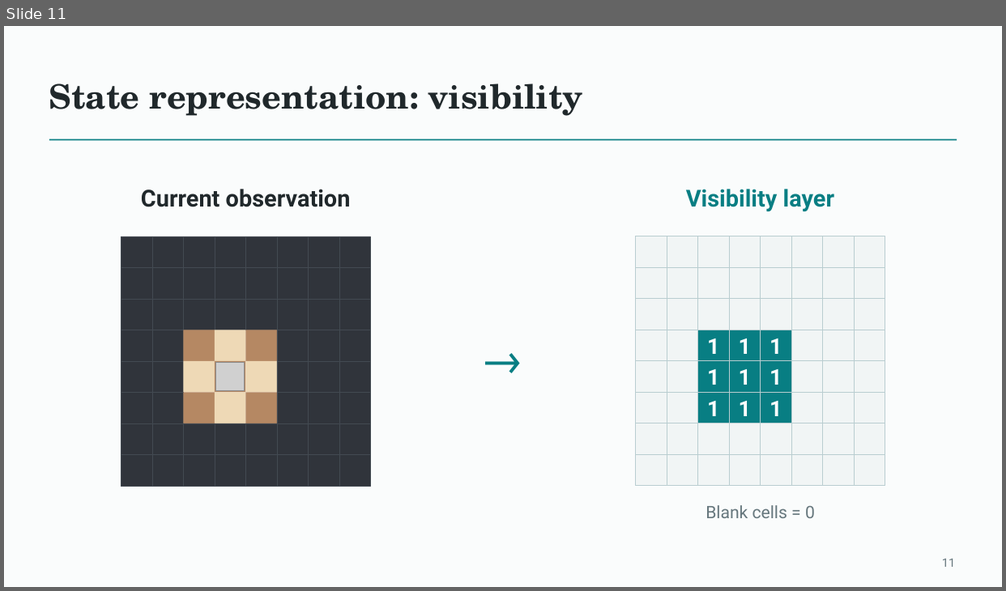
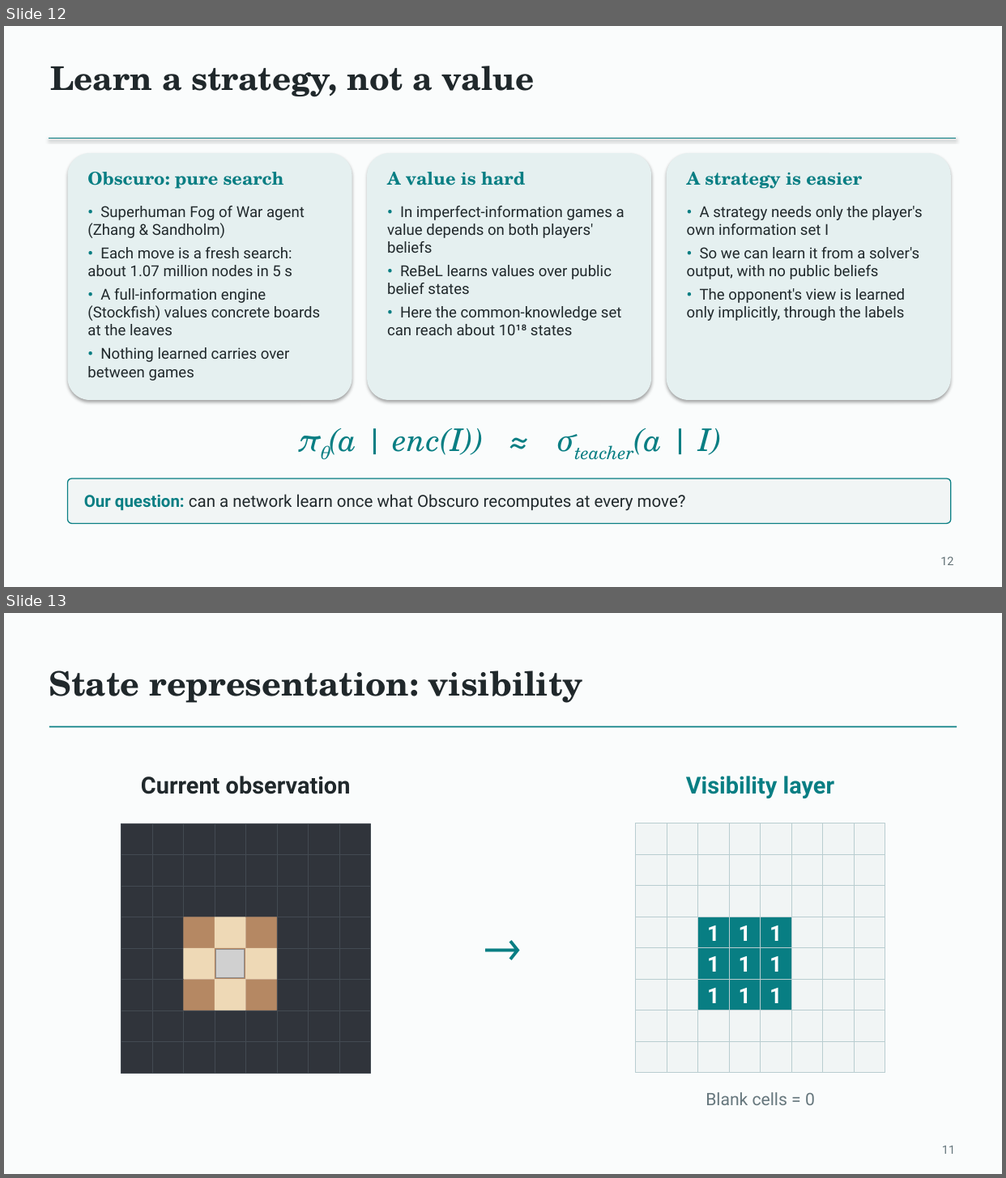
Before and after one commit to Mr-Teal/CS5446_project, a slide deck: docs/presentation/Fog of War Chess - final deck.pptx. Shown one above the other, each under a label of ours: slide 11 before the commit, slides 12 and 13 after it. The pictures are 1006x591 and 1006x1178 pixels, drawn with LibreOffice and Linux fonts; fonts in the diff are those of the drawing; grey boxes stand for pictures. Boxes give left, top, right and bottom in pixels: in the first picture for what was removed or moved away, otherwise in the second. Text is boxed around its words. In the diff, an @@ line names an element or a change of style, - is before the commit and + after.

```diff
--- a/docs/presentation/Fog of War Chess - final deck.pptx
+++ b/docs/presentation/Fog of War Chess - final deck.pptx
@@ slide 12 added at [4,26,1002,587], background #FAFCFC @@
@@ text added at [50,66,534,97], 31.5 pt, text #20282B, bold @@
+Learn a strategy, not a value
@@ line added from (49, 139) to (957, 139), #087E83 1 pt @@
@@ rounded rectangle added at [68,153,352,400], fill #E5F0F0 @@
@@ rounded rectangle added at [367,153,651,400], fill #E5F0F0 @@
@@ rounded rectangle added at [667,153,951,400], fill #E5F0F0 @@
@@ text added at [87,172,284,189], 17 pt, text #087E83, bold @@
+Obscuro: pure search
@@ text added at [387,172,525,186], 17 pt, text #087E83, bold @@
+A value is hard
@@ text added at [687,172,862,189], 17 pt, text #087E83, bold @@
+A strategy is easier
@@ text added at [87,206,320,381], 14.5 pt, text #20282B @@
+• Superhuman Fog of War agent (Zhang & Sandholm)
+• Each move is a fresh search: about 1.07 million nodes in 5 s
+• A full-information engine (Stockfish) values concrete boards at the leaves
+• Nothing learned carries over between games
@@ text added at [387,206,624,335], 14.5 pt, text #20282B @@
+• In imperfect-information games a value depends on both players' beliefs
+• ReBeL learns values over public belief states
+• Here the common-knowledge set can reach about 10¹⁸ states
@@ text added at [687,206,922,321], 14.5 pt, text #20282B @@
+• A strategy needs only the player's own information set I
+• So we can learn it from a solver's output, with no public beliefs
+• The opponent's view is learned only implicitly, through the labels
@@ text added at [329,429,721,455], 30 pt, text #087E83, italic @@
+πθ(a | enc(I)) ≈ σteacher(a | I)
@@ rounded rectangle added at [68,479,951,524], fill #F1F5F5, outline #087E83 1 pt @@
@@ text added at [84,494,686,511], 16 pt, text #20282B @@
+Our question: can a network learn once what Obscuro recomputes at every move?
@@ text added at [940,557,953,565], 11.2 pt, text #637276 @@
+12
@@ what was slide 11 is now slide 13 @@
```
Also in this commit, not shown: 2 slides changed, 19 other slides added, 59 slides removed, 1 other file.
